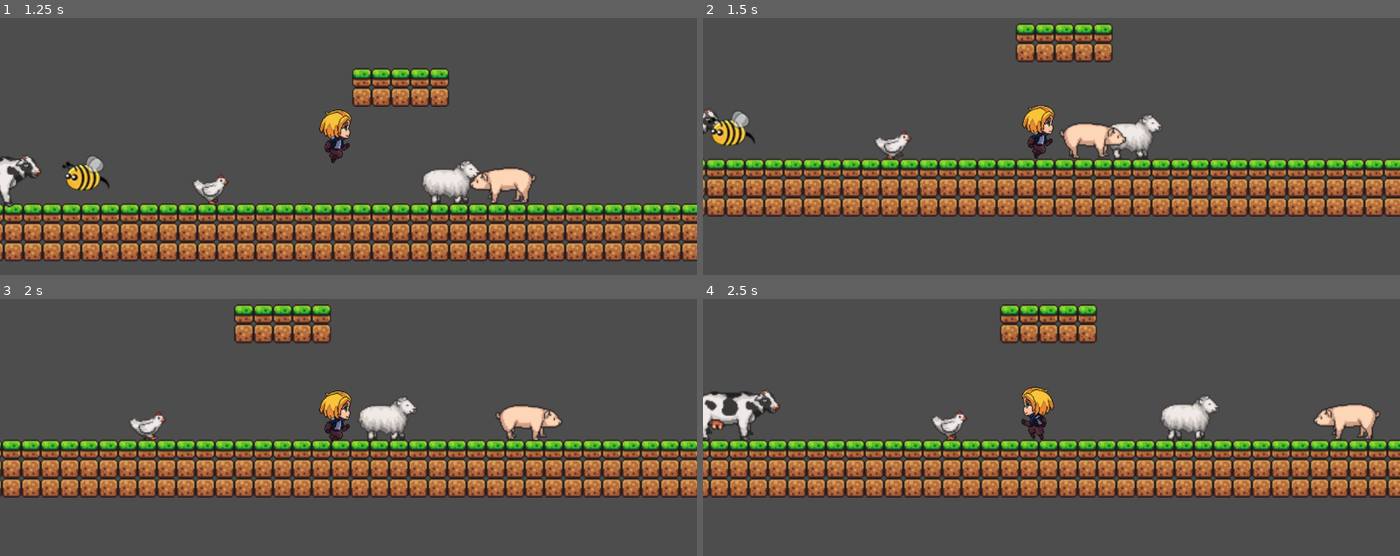
Above: before the commit, frames 1-4 (two rows, left to right).
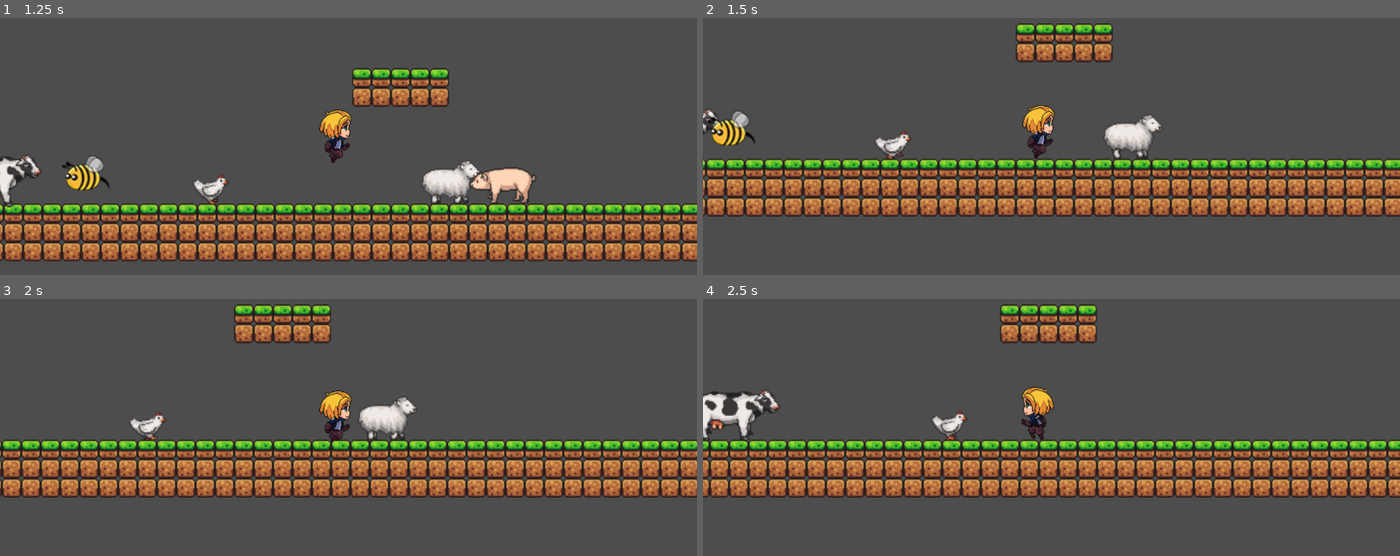
Above: after the commit, the same moments.

Repository: Kamran-Abbas/GMTK24
Game: Godot game, scene res://Scenes/game.tscn
The game is run twice, just before and just after one commit, with the same random seed, the same clock (stepped at 60 frames per second) and the same inputs.
Inputs:
- Up to frame 1 (1.25 s): hold Right (right) from 0.53 s (still down); tap Space (jump) at 0.77 s
- Up to frame 2 (1.5 s): keep holding Right (right)
- Up to frame 3 (2 s): keep holding Right (right); tap Space (jump) at 1.52 s
- Up to frame 4 (2.5 s): release Right (right) at 2.03 s; hold Left (left) from 2.03 s (still down)

Frame 1 is identical in both runs. In frame 2, 0.8% of the frame differs, in the area x 51-61%, y 40-55%; in frame 3, 0.8%; in frame 4, 1.6%, in the area x 65-98%, y 37-56%.

Commit message:
added area 2d to bee

Diff:
--- a/GAME/Scenes/bee.tscn
+++ b/GAME/Scenes/bee.tscn
@@ -40,7 +40,7 @@
 sprite_frames = SubResource("SpriteFrames_j5jw8")
 animation = &"walk"
 autoplay = "walk"
-frame_progress = 0.384435
+frame_progress = 0.35971
 
 [node name="RayRight" type="RayCast2D" parent="."]
 target_position = Vector2(31, 0)
@@ -48,6 +48,8 @@
 [node name="RayLeft" type="RayCast2D" parent="."]
 target_position = Vector2(-27, 0)
 
-[node name="CollisionShape2D" type="CollisionShape2D" parent="."]
+[node name="Area2D" type="Area2D" parent="."]
+
+[node name="CollisionShape2D" type="CollisionShape2D" parent="Area2D"]
 position = Vector2(3, 3)
 shape = SubResource("CircleShape2D_xqqdg")
--- a/GAME/Scenes/cow.tscn
+++ b/GAME/Scenes/cow.tscn
@@ -40,7 +40,7 @@
 }]
 
 [sub_resource type="CircleShape2D" id="CircleShape2D_omwrv"]
-radius = 12.1655
+radius = 34.0147
 
 [node name="Cow" type="Node2D"]
 script = ExtResource("1_jd8ug")
--- a/GAME/Scenes/pig.tscn
+++ b/GAME/Scenes/pig.tscn
@@ -40,7 +40,7 @@
 }]
 
 [sub_resource type="CircleShape2D" id="CircleShape2D_wir2i"]
-radius = 12.1655
+radius = 22.0
 
 [node name="Pig" type="Node2D"]
 script = ExtResource("1_7ecup")
--- a/GAME/Scenes/sheep.tscn
+++ b/GAME/Scenes/sheep.tscn
@@ -40,7 +40,7 @@
 }]
 
 [sub_resource type="CircleShape2D" id="CircleShape2D_qa0qc"]
-radius = 12.1655
+radius = 24.0
 
 [node name="Sheep" type="Node2D"]
 visibility_layer = 2
@@ -64,6 +64,7 @@
 collision_mask = 2
 
 [node name="CollisionShape2D" type="CollisionShape2D" parent="Area2D"]
+position = Vector2(1, -3)
 shape = SubResource("CircleShape2D_qa0qc")
 
 [connection signal="body_entered" from="Area2D" to="." method="_on_area_2d_body_entered"]
